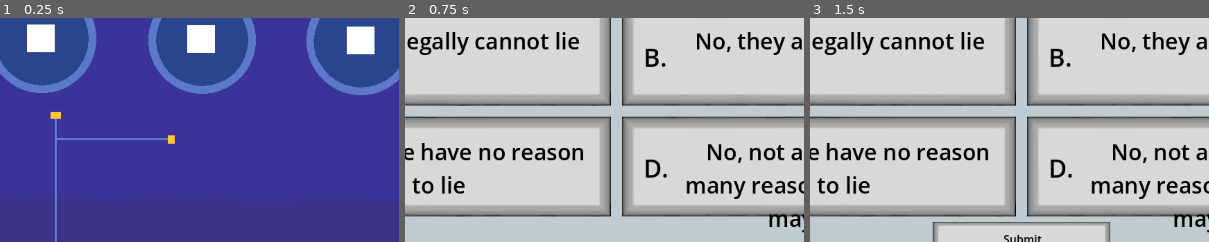
Above: before the commit, frames 1-3 (left to right).
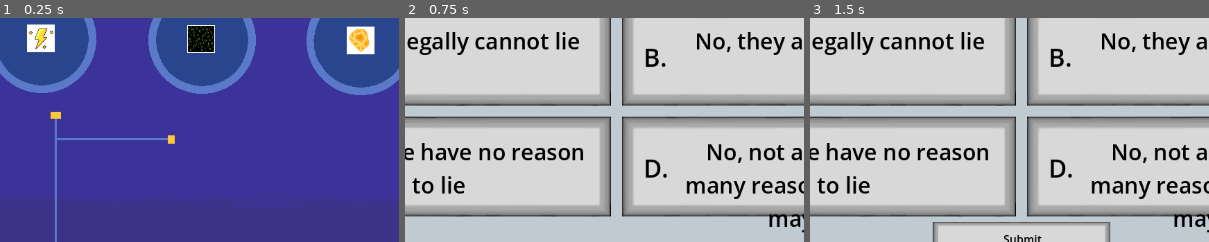
Above: after the commit, the same moments.

Repository: CalebJoines/Computer-Castle
Game: Godot game, scene res://Scenes/resource_picker.tscn
Same seed, same stepped clock (60 frames per second), same inputs: the game is played once before the commit and once after it.
Inputs (mouse positions are % of the whole screen's width and height, from its top left):
- Up to frame 1 (0.25 s): no input
- Up to frame 2 (0.75 s): tap Enter at 0.5 s; drag from (29, 51) to (69, 52) at 0.52 s
- Up to frame 3 (1.5 s): tap Space at 1.25 s; drag from (26, 55) to (74, 55) at 1.27 s
The pictures show only the part of the screen within x 24-73%, y 47-96%; the shares and areas given below are measured in that part.

The runs differ from the first frame. In frame 1, 1.4% of the frame differs, in the area x 7-93%, y 3-16%; in frame 2, nothing differs; in frame 3, nothing differs.

Commit message:
Added Resource Screen

Diff:
--- a/computer-castle-/Scenes/resource_picker.tscn
+++ b/computer-castle-/Scenes/resource_picker.tscn
@@ -2,6 +2,9 @@
 
 [ext_resource type="Texture2D" uid="uid://dveluokyt1ylc" path="res://Sprites/Environment Sprites/Resource-background.png" id="1_53bys"]
 [ext_resource type="PackedScene" uid="uid://chduusndy8aig" path="res://Scenes/clickable_box.tscn" id="2_ywnrd"]
+[ext_resource type="Texture2D" uid="uid://b23cno7sihbm1" path="res://Sprites/ResourceSprites/Energy.png" id="3_8usdw"]
+[ext_resource type="Texture2D" uid="uid://c5tbksqfq33g4" path="res://Sprites/ResourceSprites/Data.png" id="4_7857q"]
+[ext_resource type="Texture2D" uid="uid://bekw3fgtjbpjh" path="res://Sprites/ResourceSprites/ai_cores.png" id="5_sqw27"]
 
 [node name="ResourcePicker" type="Node2D" unique_id=1574587499]
 
@@ -13,17 +16,35 @@
 
 [node name="ClickableBoxes" type="Node2D" parent="." unique_id=830775954]
 
-[node name="ClickableBox" parent="ClickableBoxes" unique_id=584798666 instance=ExtResource("2_ywnrd")]
+[node name="Volts Button" parent="ClickableBoxes" unique_id=584798666 instance=ExtResource("2_ywnrd")]
 position = Vector2(-266, -13)
 scene_path = "res://Scenes/question.tscn"
+bank = "MediaLiteracy"
+
+[node name="Sprite2D" type="Sprite2D" parent="ClickableBoxes/Volts Button" unique_id=1102679792]
+position = Vector2(19.999996, 19.000002)
+scale = Vector2(0.6406249, 0.6406249)
+texture = ExtResource("3_8usdw")
 
 [node name="ClickableBox2" parent="ClickableBoxes" unique_id=120710478 instance=ExtResource("2_ywnrd")]
 position = Vector2(-35, -12)
 scene_path = "res://Scenes/question.tscn"
+bank = "Security"
+
+[node name="Sprite2D" type="Sprite2D" parent="ClickableBoxes/ClickableBox2" unique_id=220409759]
+position = Vector2(20, 20)
+scale = Vector2(0.59375, 0.59375)
+texture = ExtResource("4_7857q")
 
 [node name="ClickableBox3" parent="ClickableBoxes" unique_id=798968945 instance=ExtResource("2_ywnrd")]
 position = Vector2(195, -10)
 scene_path = "res://Scenes/question.tscn"
+bank = "DigitalThreats"
+
+[node name="Sprite2D" type="Sprite2D" parent="ClickableBoxes/ClickableBox3" unique_id=1971554782]
+position = Vector2(19.5, 19.5)
+scale = Vector2(0.609375, 0.609375)
+texture = ExtResource("5_sqw27")
 
 [node name="ClickableBox4" parent="ClickableBoxes" unique_id=1430342612 instance=ExtResource("2_ywnrd")]
 position = Vector2(449, -276)
--- a/computer-castle-/Scripts/clickable_box.gd
+++ b/computer-castle-/Scripts/clickable_box.gd
@@ -1,9 +1,11 @@
 extends Area2D
 
 @export var scene_path: String
+@export var bank: String
 
 func _on_input_event(viewport: Node, event: InputEvent, shape_idx: int) -> void:
 	if event is InputEventMouseButton:
 		if event.pressed:
 			print("Box was clicked. Switching scenes...")
+			QuestionManager.set_bank(bank)
 			get_tree().change_scene_to_file(scene_path)
